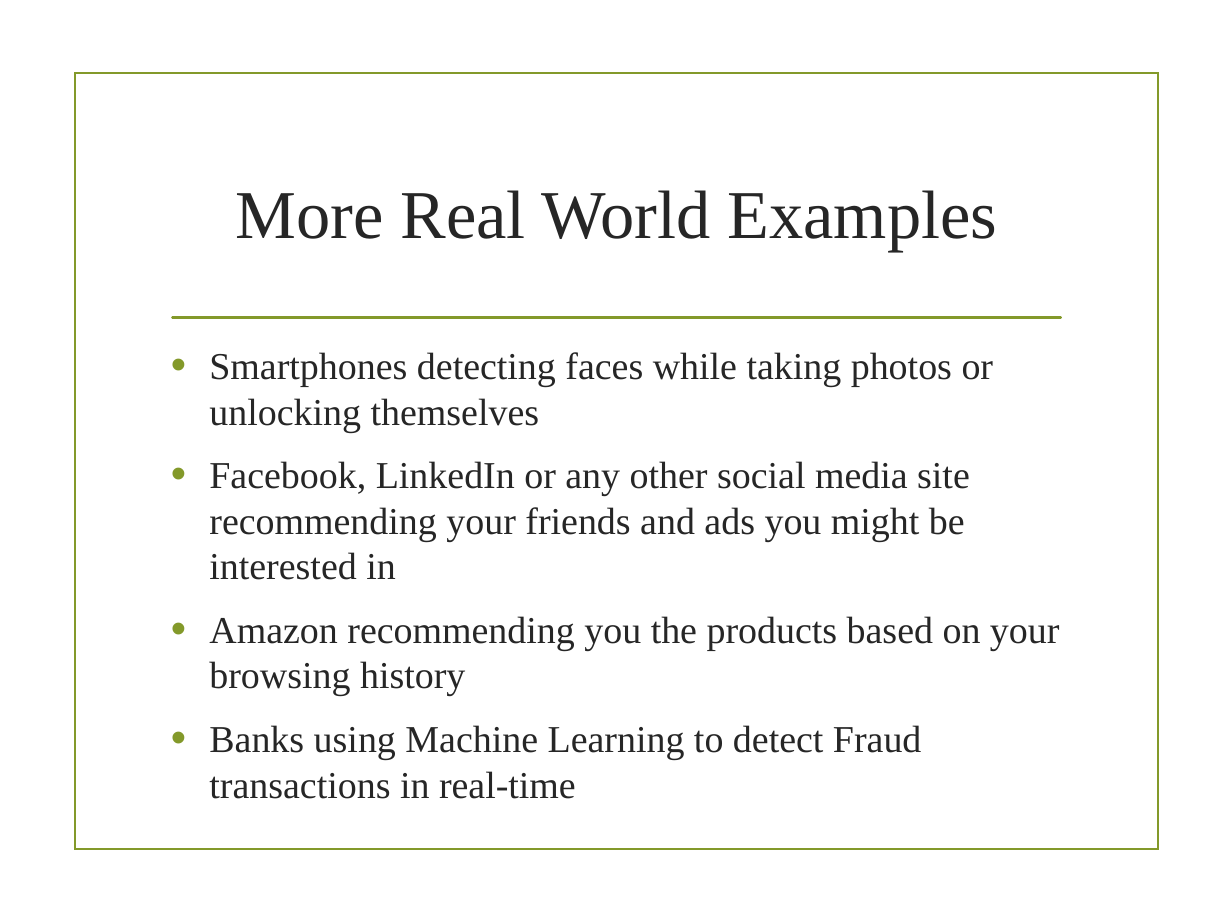
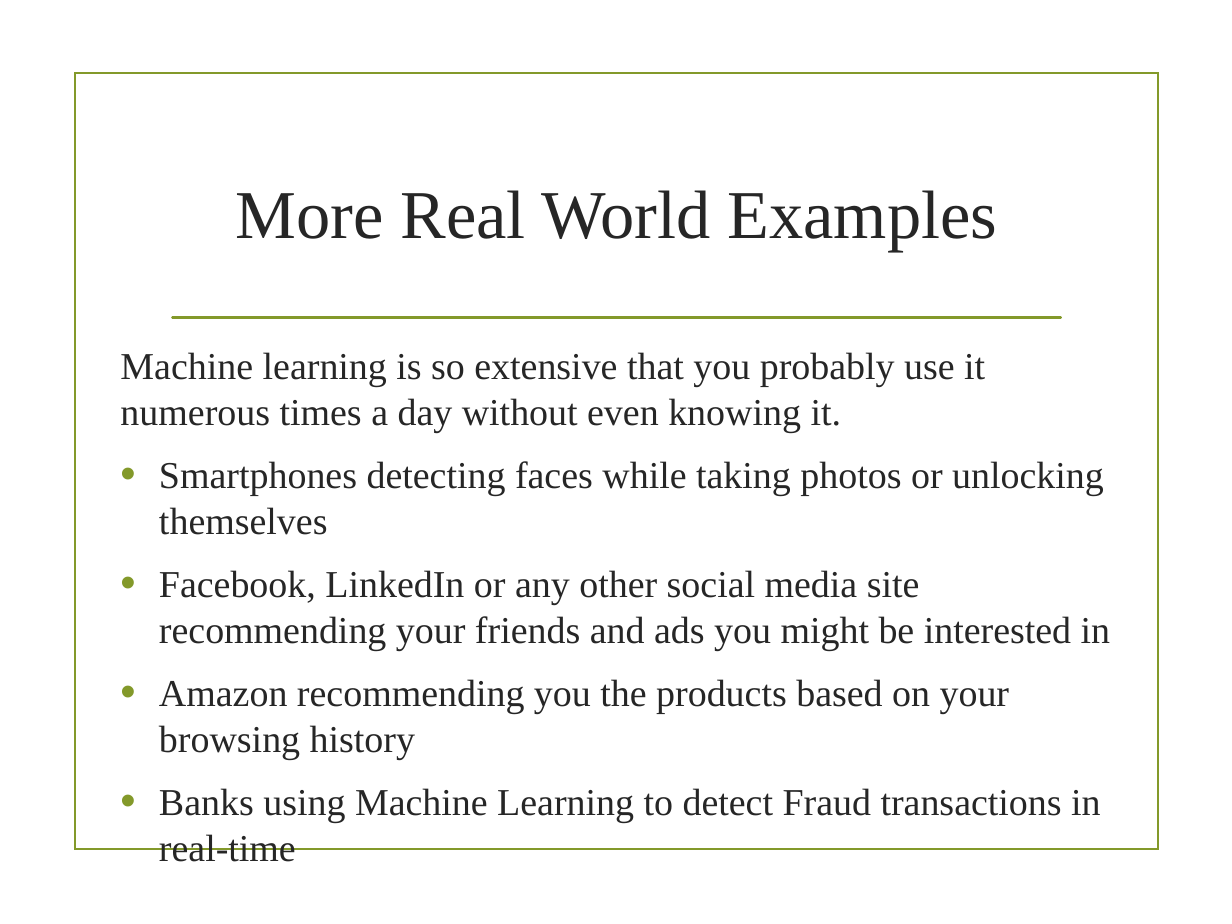
Before and after one commit to gecezeeshan/QuickRef, a slide deck: slide 2 of DataScience/Machine_Learning_Overview.pptx (slide 3 before the commit). Drawn at 1232x924 pixels with LibreOffice and Linux fonts; fonts in the diff are those of the drawing; background and template pictures are left out. Boxes give left, top, right and bottom in pixels: in the first picture for what was removed or moved away, otherwise in the second. Text is boxed around its words. In the diff, an @@ line names an element or a change of style, - is before the commit and + after.

```diff
--- a/DataScience/Machine_Learning_Overview.pptx
+++ b/DataScience/Machine_Learning_Overview.pptx
@@ text "Machine learning is so extensive ...": place and size @@
-text "Machine learning is so extensive ..." at [209, 352, 1060, 799]
+text "Machine learning is so extensive ..." at [120, 352, 1111, 816]
@@ text at [120, 352, 985, 432]: paragraph added @@
+Machine learning is so extensive that you probably use it numerous times a day without even knowing it.
```
Also in this commit, not shown: 4 other slides changed, 13 slides added, 1 slide removed, 4 other files.
